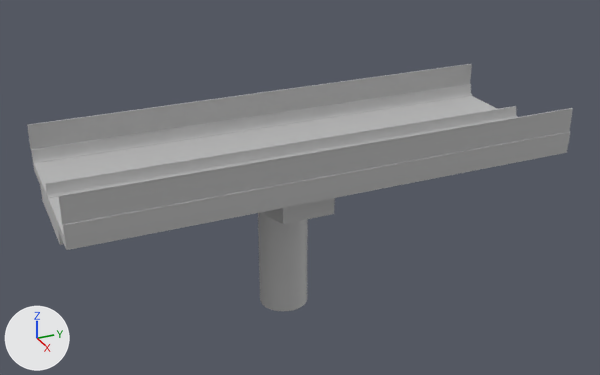
One commit to the FBX model BloodEdge/Assets/Models/Highway/highway.fbx: the scene before it, then after it.
Before and after are seen from a 50 mm camera at (55.3, -25.5, 25.1) aimed at (-0.9, -0.2, -3.0). Lighting does not change. The marker at lower left points along +X, +Y and +Z. Where no turn or scale is listed for an object, it has been applied to the vertices.

Before the edit, the objects in view are built like this:
```python
ob_fence_post11_001 = bpy.data.objects.new('fence_post11.001', me_mesh_042)
ob_fence_post11_001.parent = ob_fence1
ob_fence_post11_001.location = (688.0, 213.6, 200.0)
ob_fence_post11_001.scale = (0.04, 0.75, 0.04)
ob_fence_post17_001 = bpy.data.objects.new('fence_post17.001', me_mesh_048)
ob_fence_post17_001.parent = ob_fence1
ob_fence_post17_001.location = (688.0, 213.6, 1400.0)
ob_fence_post17_001.scale = (0.04, 0.75, 0.04)
ob_fence_post19_001 = bpy.data.objects.new('fence_post19.001', me_mesh_050)
ob_fence_post19_001.parent = ob_fence1
ob_fence_post19_001.location = (688.0, 213.6, 1800.0)
ob_fence_post19_001.scale = (0.04, 0.75, 0.04)
ob_fence_post21 = bpy.data.objects.new('fence_post21', me_mesh_028)
ob_fence_post21.location = (6.88, 0.0, 3.33)
ob_fence_post3_001 = bpy.data.objects.new('fence_post3.001', me_mesh_034)
ob_fence_post3_001.parent = ob_fence1
ob_fence_post3_001.location = (688.0, 213.6, -1400.0)
ob_fence_post3_001.scale = (0.04, 0.75, 0.04)
ob_fence_post4_001 = bpy.data.objects.new('fence_post4.001', me_mesh_035)
ob_fence_post4_001.parent = ob_fence1
ob_fence_post4_001.location = (688.0, 213.6, -1200.0)
ob_fence_post4_001.scale = (0.04, 0.75, 0.04)
ob_fence_post5_001 = bpy.data.objects.new('fence_post5.001', me_mesh_036)
ob_fence_post5_001.parent = ob_fence1
ob_fence_post5_001.location = (688.0, 213.6, -1000.0)
ob_fence_post5_001.scale = (0.04, 0.75, 0.04)
ob_fence_post8_001 = bpy.data.objects.new('fence_post8.001', me_mesh_039)
ob_fence_post8_001.parent = ob_fence1
ob_fence_post8_001.location = (688.0, 213.6, -400.0)
ob_fence_post8_001.scale = (0.04, 0.75, 0.04)
ob_pcube1 = bpy.data.objects.new('pCube1', me_mesh_029)
ob_pcube1.location = (6.9, 0.0, 2.33)
ob_pcube1.rotation_euler = (1.571, 0.0, 0.0)  # degrees (90, 0, 0)
ob_pcube1.scale = (0.0005, 0.019, 0.4)
ob_pcube2 = bpy.data.objects.new('pCube2', me_mesh_030)
ob_pcube2.location = (-6.89, 0.0, 2.33)
ob_pcube2.rotation_euler = (1.571, 0.0, 0.0)  # degrees (90, 0, 0)
ob_pcube2.scale = (0.0005, 0.019, 0.4)
# also in view: 'Barrier_left1' at (6.7, 0.0, 0.9); 'pCylinder3' at (0.0, -2.1, -8.1); 'Road_base3' at (0.0, -2.1, -2.0); 'Road_base' at (0.0, 0.0, 0.0); 'Barrier_left' at (-6.7, 0.0, 0.9)
```
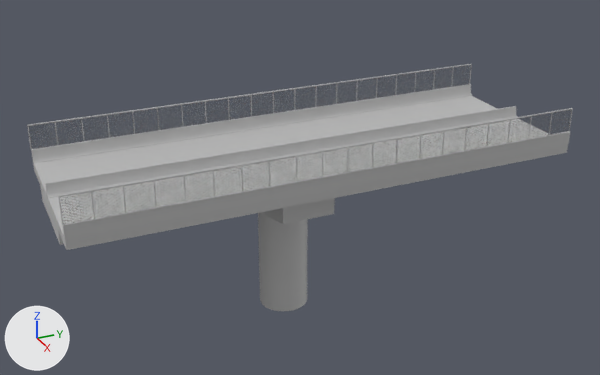
The change, as a list of edits to the scene's bpy script:
```text
Change me_mesh_029:
    where me_mesh_029.from_pydata(...)  # 8 vertices, 6 faces; spans x -50.0..50.0, y -50.0..50.0, z -50.0..50.0
    remove me_mesh_029.materials.append(mat_lambert1)  # grey #bcbcbc
    add me_mesh_029.materials.append(mat_aistandardsurface1)  # picture img_fence_1097655_960_720_png
Add me_mesh_030_1:
    me_mesh_030_1 = me_mesh_050.copy(); me_mesh_030_1.name = 'Mesh.030'  # the mesh of ob_fence_post19_001
Add me_mesh_052_1:
    me_mesh_052_1.from_pydata(...)  # a box spanning x -50.0..50.0, y -50.0..50.0, z -50.0..50.0
    me_mesh_052_1.materials.append(mat_aistandardsurface1)  # picture img_fence_1097655_960_720_png
Change ob_fence_post_001:
    ob_fence_post_001: bpy.data.objects.new('fence_post.001', me_mesh_031) -> bpy.data.objects.new('fence_post.001', me_mesh_030_1)
Change ob_fence_post5_001:
    ob_fence_post5_001: bpy.data.objects.new('fence_post5.001', me_mesh_036) -> bpy.data.objects.new('fence_post5.001', me_mesh_035)
Change ob_pcube1:
    ob_pcube1: bpy.data.objects.new('pCube1', me_mesh_029) -> bpy.data.objects.new('pCube1', me_mesh_052_1)
    ob_pcube1.location: (6.9, 0.0, 2.33) -> (6.89, 0.0, 2.33)
    ob_pcube1.rotation_euler: (1.571, 0.0, 0.0) -> (1.571, 0.0, -3.142)  # degrees (90, 0, 0) -> degrees (90, 0, -180)
Change ob_fence_post10_001:
    ob_fence_post10_001: bpy.data.objects.new('fence_post10.001', me_mesh_041) -> bpy.data.objects.new('fence_post10.001', me_mesh_040)
Change ob_fence_post8_001:
    ob_fence_post8_001: bpy.data.objects.new('fence_post8.001', me_mesh_039) -> bpy.data.objects.new('fence_post8.001', me_mesh_038)
Change ob_fence_post17_001:
    ob_fence_post17_001: bpy.data.objects.new('fence_post17.001', me_mesh_048) -> bpy.data.objects.new('fence_post17.001', me_mesh_047)
Change ob_fence_post3_001:
    ob_fence_post3_001: bpy.data.objects.new('fence_post3.001', me_mesh_034) -> bpy.data.objects.new('fence_post3.001', me_mesh_033)
Change ob_fence_post6_001:
    ob_fence_post6_001: bpy.data.objects.new('fence_post6.001', me_mesh_037) -> bpy.data.objects.new('fence_post6.001', me_mesh_036)
Change ob_fence_post18_001:
    ob_fence_post18_001: bpy.data.objects.new('fence_post18.001', me_mesh_049) -> bpy.data.objects.new('fence_post18.001', me_mesh_048)
Change ob_fence_post11_001:
    ob_fence_post11_001: bpy.data.objects.new('fence_post11.001', me_mesh_042) -> bpy.data.objects.new('fence_post11.001', me_mesh_041)
Change ob_fence_post21_001:
    ob_fence_post21_001: bpy.data.objects.new('fence_post21.001', me_mesh_052) -> bpy.data.objects.new('fence_post21.001', me_mesh_051)
Change ob_fence_post20_001:
    ob_fence_post20_001: bpy.data.objects.new('fence_post20.001', me_mesh_051) -> bpy.data.objects.new('fence_post20.001', me_mesh_050)
Change ob_fence_post14_001:
    ob_fence_post14_001: bpy.data.objects.new('fence_post14.001', me_mesh_045) -> bpy.data.objects.new('fence_post14.001', me_mesh_044)
Change ob_fence_post1_001:
    ob_fence_post1_001: bpy.data.objects.new('fence_post1.001', me_mesh_032) -> bpy.data.objects.new('fence_post1.001', me_mesh_031)
Change ob_fence_post4_001:
    ob_fence_post4_001: bpy.data.objects.new('fence_post4.001', me_mesh_035) -> bpy.data.objects.new('fence_post4.001', me_mesh_034)
Change ob_fence_post19_001:
    ob_fence_post19_001: bpy.data.objects.new('fence_post19.001', me_mesh_050) -> bpy.data.objects.new('fence_post19.001', me_mesh_049)
Change ob_pcube2:
    ob_pcube2: bpy.data.objects.new('pCube2', me_mesh_030) -> bpy.data.objects.new('pCube2', me_mesh_029)
```

What differs and where, as boxes (x1, y1, x2, y2) in the pictures (600 x 375 px):
'pCube1', recoloured, reshaped, moved, turned
    before: (59, 109, 572, 225)
    after: (60, 110, 571, 224)
'pCube2', recoloured, reshaped
    before: (28, 65, 472, 149)
    after: (29, 65, 471, 149)
